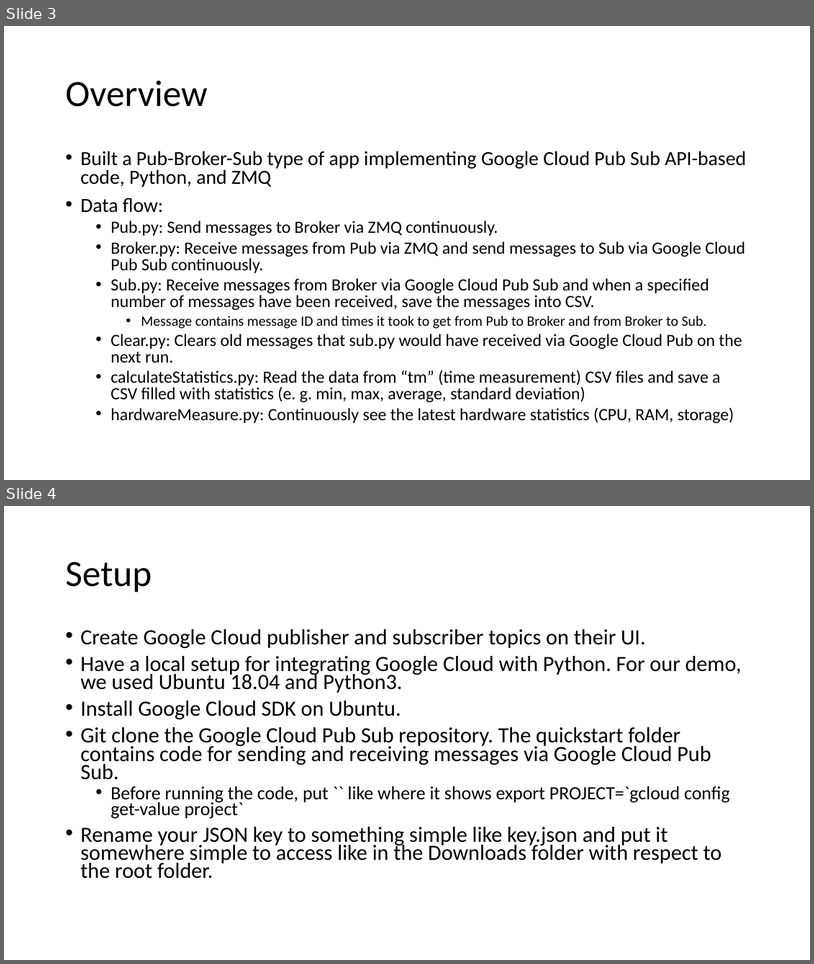
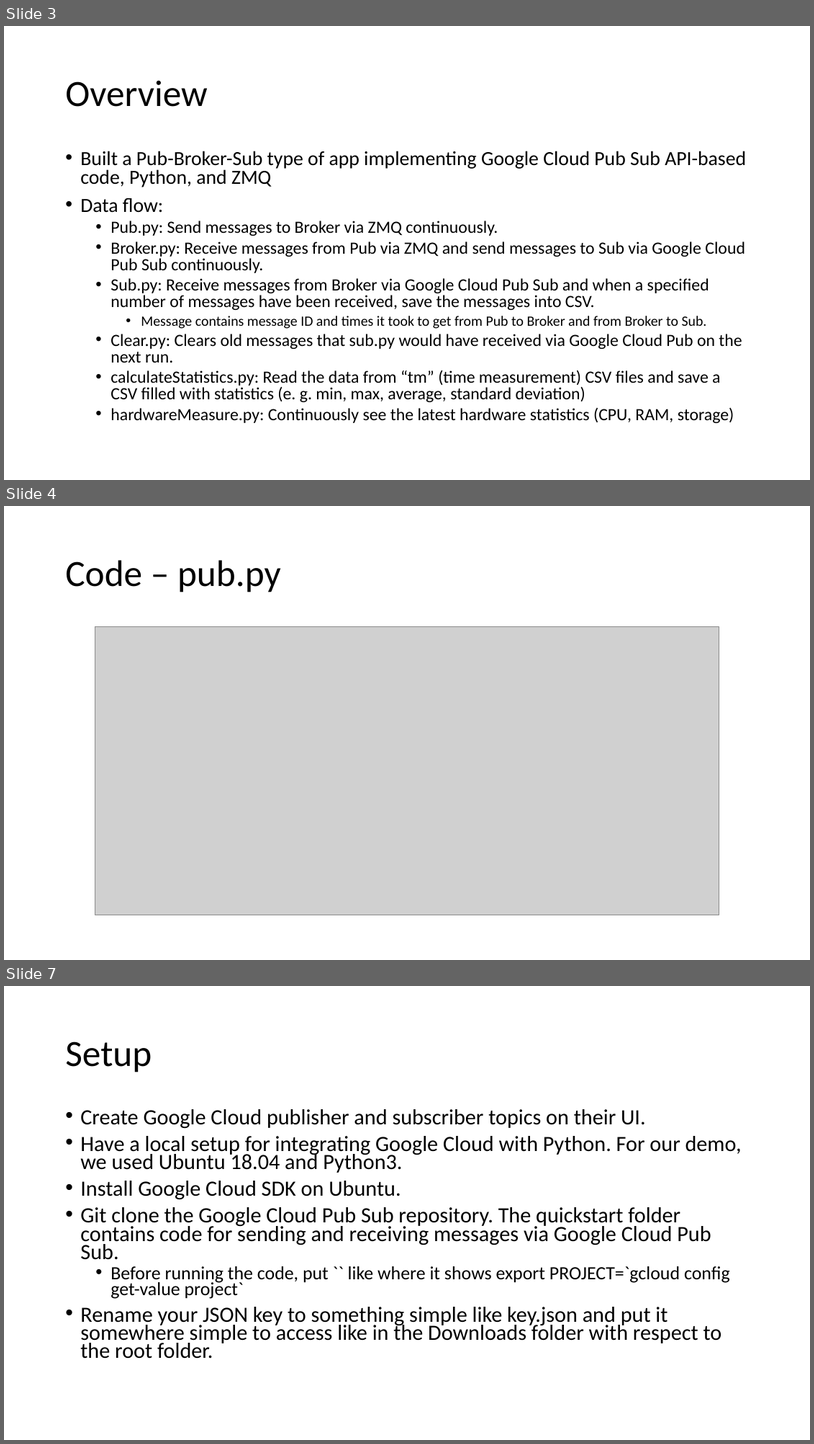
Before and after one commit to CS-6381/FinalProject, a slide deck: Messaging Systems & Message Queues/GoogleCloudPubSub/JamesVu_JordanSmith_BrantKyser/Documentation/CS 6381 Final Project_GoogleCloudPubSub.pptx. Shown one above the other, each under a label of ours: slides 3 and 4 before the commit, slides 3, 4 and 7 after it; the slides between them are not shown. The pictures are 814x964 and 814x1444 pixels, drawn with LibreOffice and Linux fonts; fonts in the diff are those of the drawing; grey boxes stand for pictures. Boxes give left, top, right and bottom in pixels: in the first picture for what was removed or moved away, otherwise in the second. Text is boxed around its words. In the diff, an @@ line names an element or a change of style, - is before the commit and + after.

```diff
--- a/Messaging Systems & Message Queues/GoogleCloudPubSub/JamesVu_JordanSmith_BrantKyser/Documentation/CS 6381 Final Project_GoogleCloudPubSub.pptx
+++ b/Messaging Systems & Message Queues/GoogleCloudPubSub/JamesVu_JordanSmith_BrantKyser/Documentation/CS 6381 Final Project_GoogleCloudPubSub.pptx
@@ slide 4 added at bbox=[4, 506, 810, 960], background #FFFFFF @@
@@ title added at bbox=[65, 560, 281, 592], 44 pt, text #000000 @@
+Code – pub.py
@@ picture added at bbox=[95, 627, 720, 915] @@
@@ what was slide 4 is now slide 7 @@
```
Also in this commit, not shown: 2 other slides added, 1 other file.
